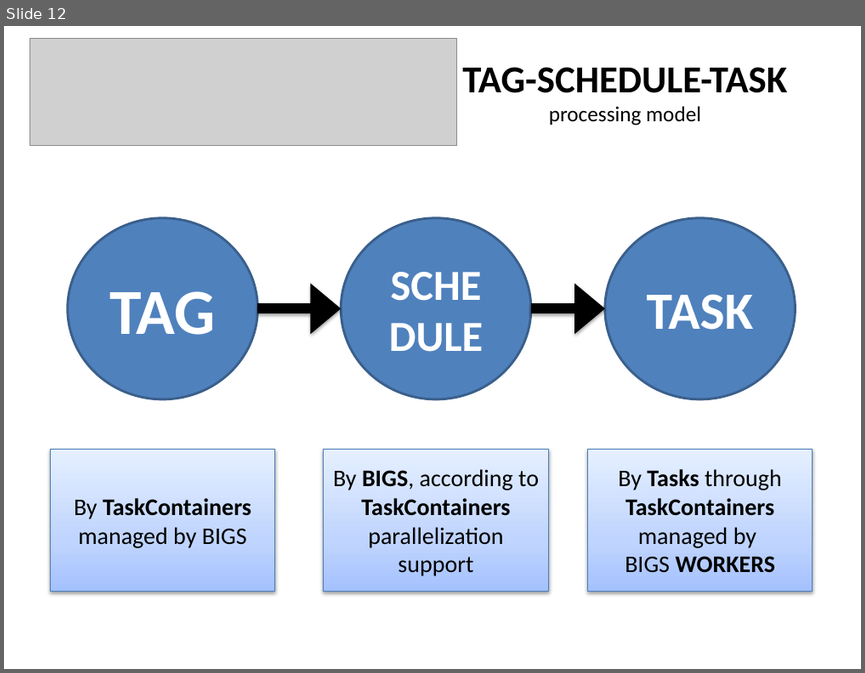
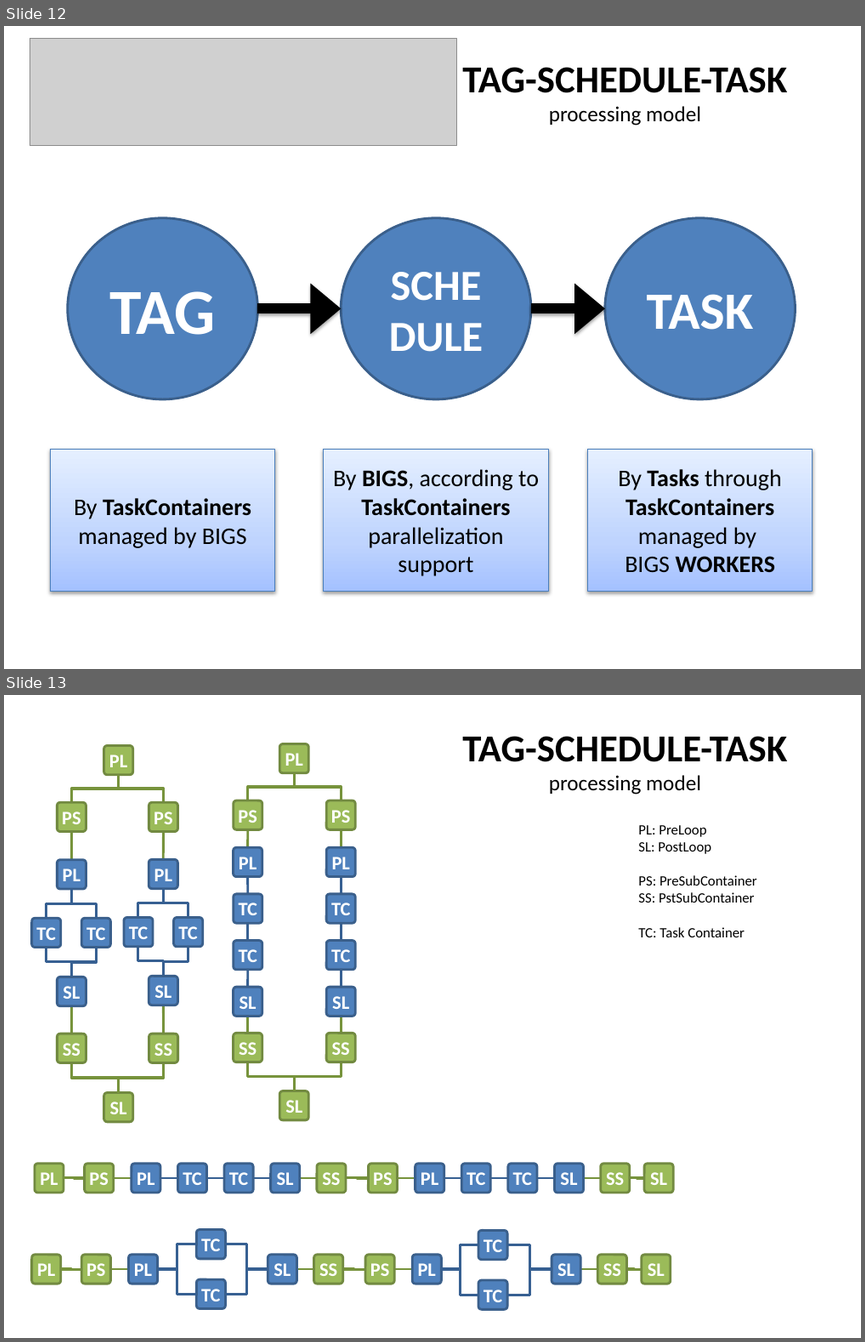
Before and after one commit to predmach/toolkit, a slide deck: docs/design/TST-api.pptx. Shown one above the other, each under a label of ours: slide 12 before the commit, slides 12 and 13 after it. The pictures are 865x673 and 865x1342 pixels, drawn with LibreOffice and Linux fonts; fonts in the diff are those of the drawing; grey boxes stand for pictures. Boxes give left, top, right and bottom in pixels: in the first picture for what was removed or moved away, otherwise in the second. Text is boxed around its words. In the diff, an @@ line names an element or a change of style, - is before the commit and + after.

```diff
--- a/docs/design/TST-api.pptx
+++ b/docs/design/TST-api.pptx
@@ slide 13 added at (4,695,861,1338), background #FFFFFF @@
@@ text added at (462,736,787,762), 32 pt, text #000000, bold @@
+TAG-SCHEDULE-TASK
+processing model
@@ text added at (638,825,757,937), 12 pt, text #000000 @@
+PL: PreLoop
+SL: PostLoop
+PS: PreSubContainer
+SS: PstSubContainer
+TC: Task Container
@@ group added at (31,745,203,1122): 14 rounded rectangles, 12 elbow lines, 4 lines @@
+TC
+TC
+PL
+PL
+PL
+SL
+SL
+SL
+PS
+PS
+SS
+SS
+TC
+TC
@@ group added at (233,743,355,1120): 14 rounded rectangles, 10 lines, 4 elbow lines @@
+PL
+PL
+SL
+PL
+SL
+SL
+PS
+PS
+SS
+SS
+TC
+TC
+TC
+TC
@@ group added at (35,1163,673,1192): 14 rounded rectangles, 10 lines, 3 elbow lines @@
+PL
+PL
+SL
+PS
+SS
+TC
+TC
+PL
+SL
+PS
+SS
+TC
+TC
+SL
@@ group added at (31,1230,670,1310): 14 rounded rectangles, 11 elbow lines, 4 lines @@
+PL
+PL
+SL
+PS
+SS
+PL
+SL
+PS
+SS
+SL
+TC
+TC
+TC
+TC
```
Also in this commit, not shown: 1 other slide added, 2 slides removed.
